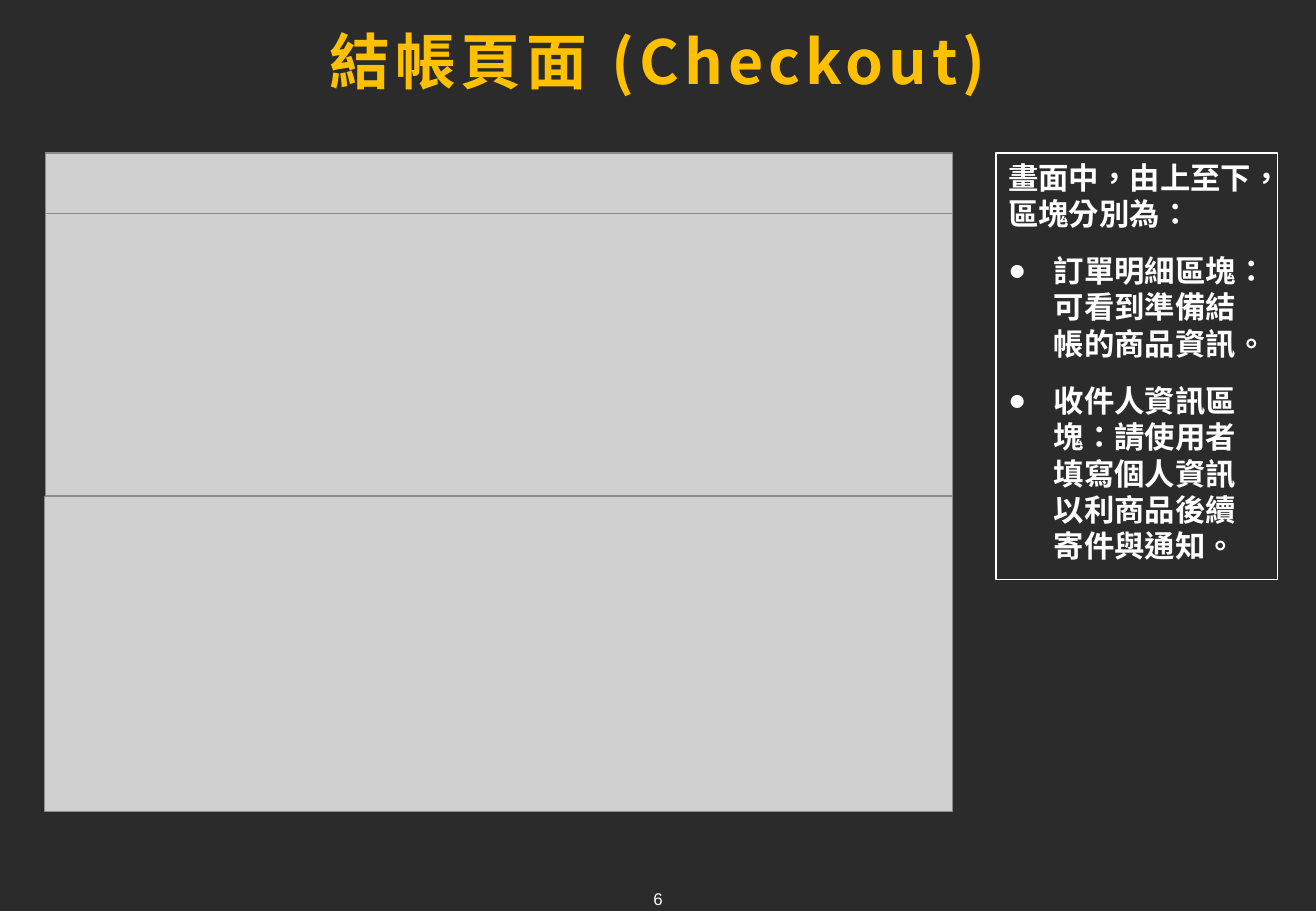
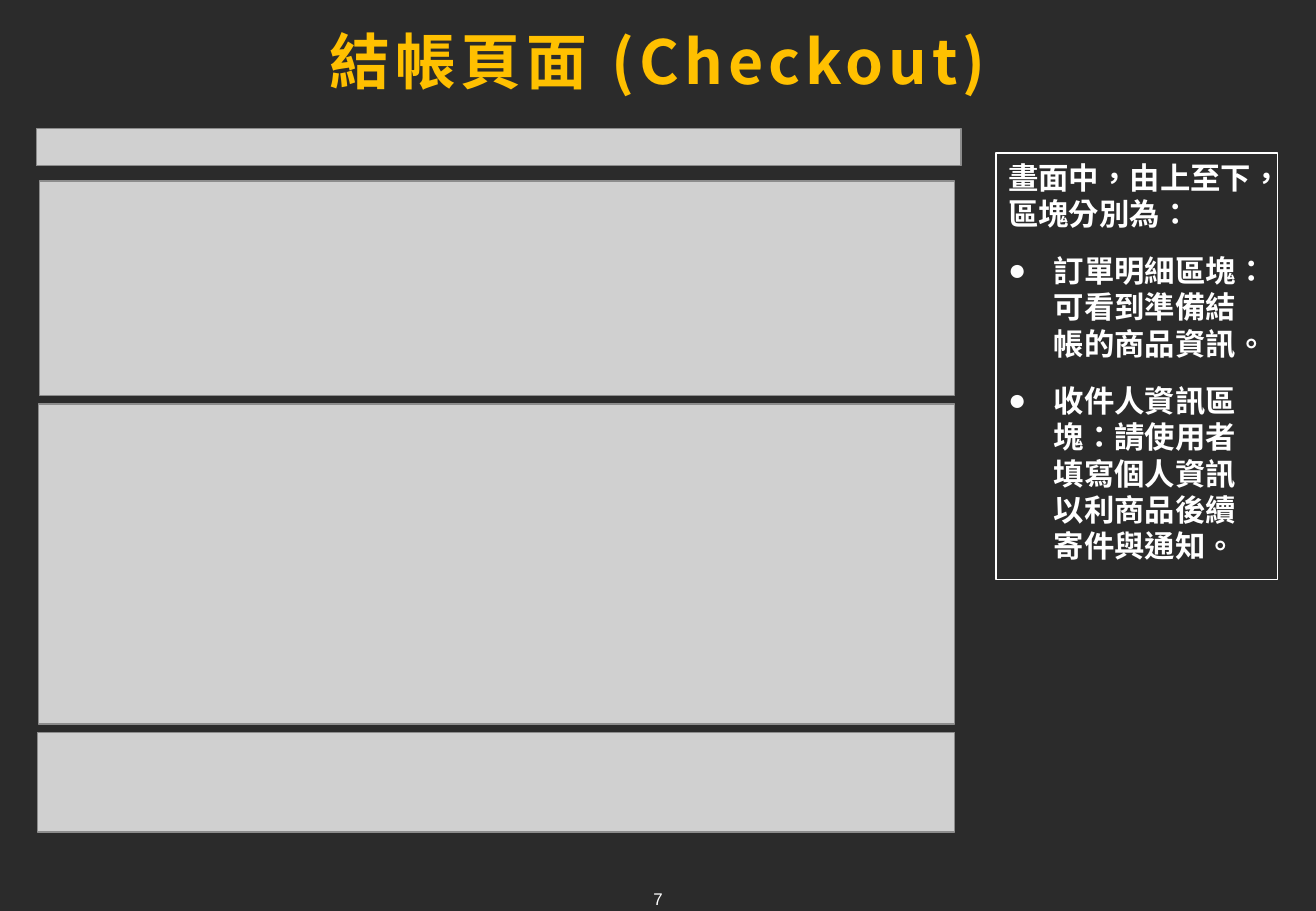
Before and after one commit to tim93009/FinalProject_GameForum, a slide deck: slide 7 of docs/ppt/chang.pptx (slide 6 before the commit). Drawn at 1316x911 pixels with LibreOffice and Linux fonts; fonts in the diff are those of the drawing; grey boxes stand for pictures; background and template pictures are left out; a plain dark background stands for a picture behind light text. Boxes give left, top, right and bottom in pixels: in the first picture for what was removed or moved away, otherwise in the second. Text is boxed around its words. In the diff, an @@ line names an element or a change of style, - is before the commit and + after.

```diff
--- a/docs/ppt/chang.pptx
+++ b/docs/ppt/chang.pptx
@@ picture added at (36,129,961,166) @@
@@ picture removed at (46,153,953,214) @@
@@ picture: place and size @@
-picture at (46,214,953,496)
+picture at (40,181,955,396)
@@ picture: place and size @@
-picture at (45,497,954,812)
+picture at (39,405,955,725)
@@ picture added at (38,733,955,832) @@
@@ page number at (653,893,662,905): text changed @@
-6
+7
```
Also in this commit, not shown: 2 other slides changed, 5 slides added, 1 other file.
